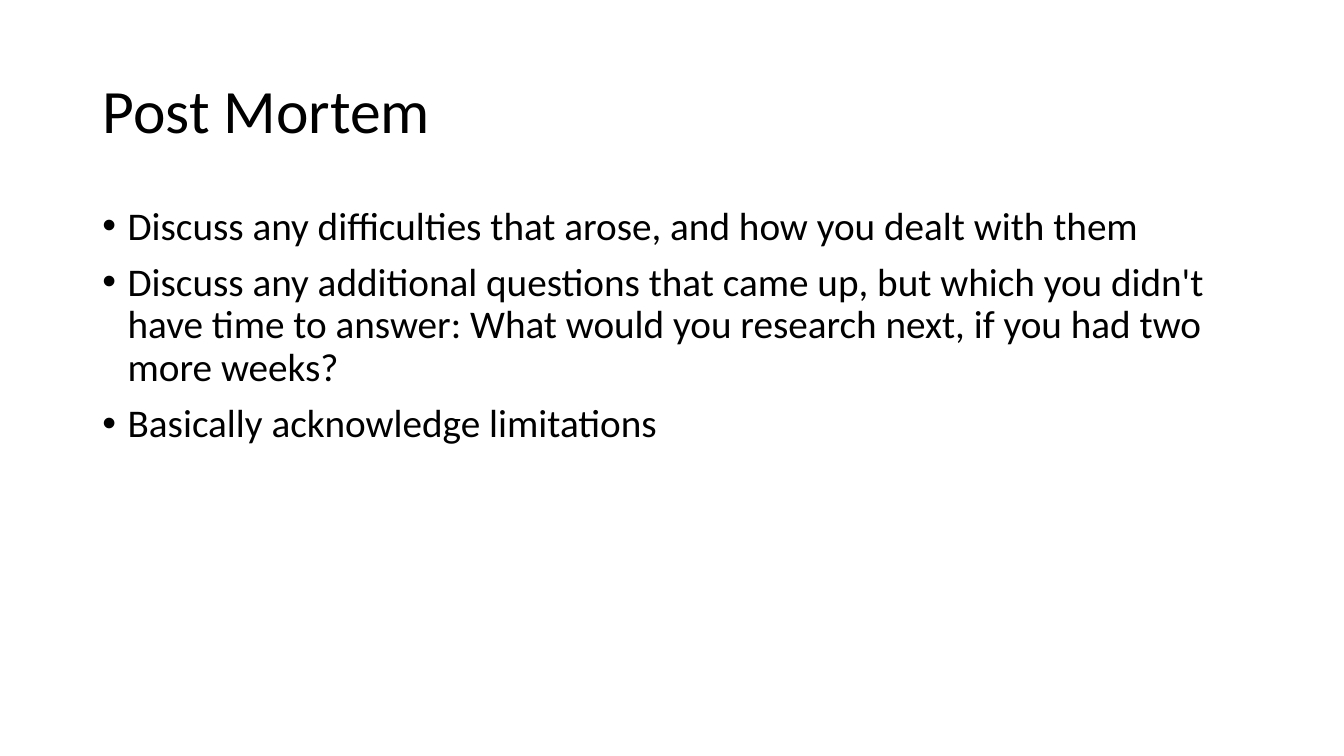
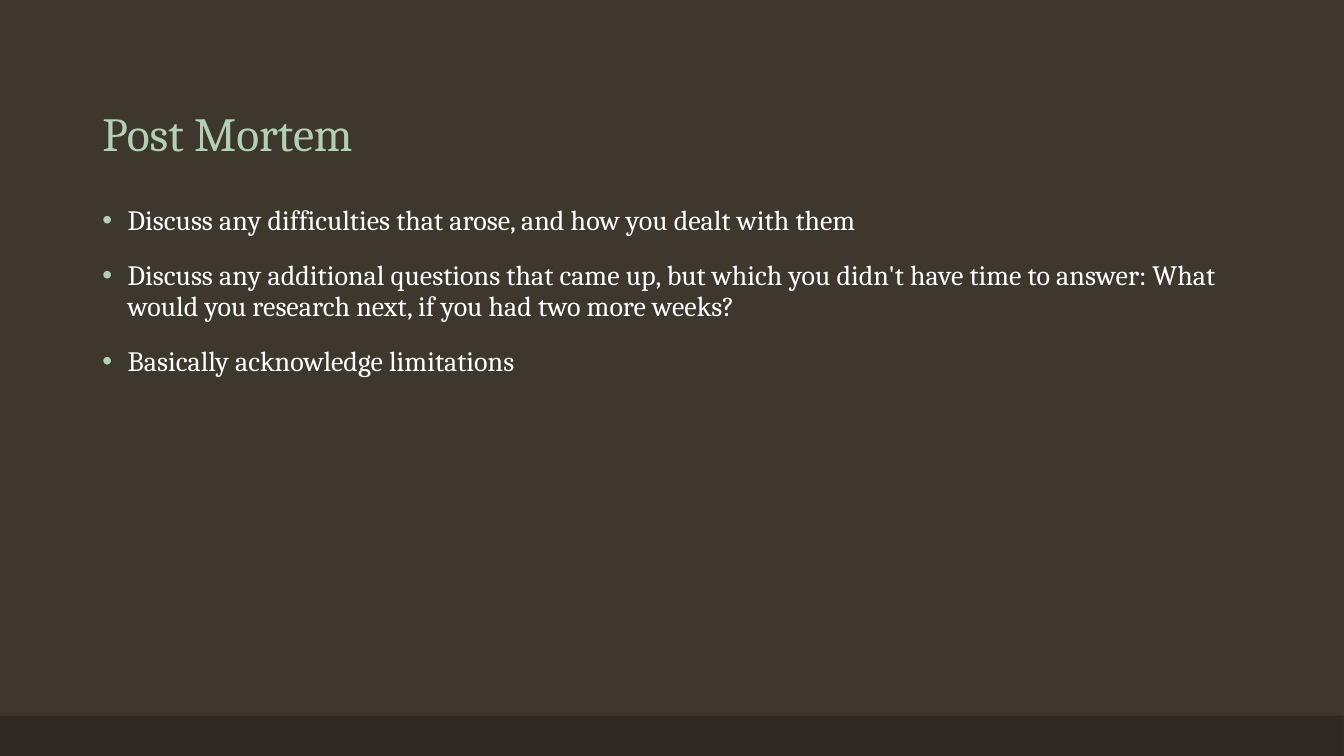
Before and after one commit to elizabethjaye/Project1-Repository, a slide deck: slide 8 of Housing in Orange County, FL.pptx. Drawn at 1344x756 pixels with LibreOffice and Linux fonts; fonts in the diff are those of the drawing. Boxes give left, top, right and bottom in pixels: in the first picture for what was removed or moved away, otherwise in the second. Text is boxed around its words. In the diff, an @@ line names an element or a change of style, - is before the commit and + after.

Commit message:
Updating for age buckets, new format for ppt

```diff
--- a/Housing in Orange County, FL.pptx
+++ b/Housing in Orange County, FL.pptx
@@ background #FFFFFF to #3D372E @@
@@ title "Post Mortem" at (x1=102, y1=119, x2=352, y2=152): size 44 to 34 pt, font Calibri to Cambria, text colour #000000 to #B2D0B4; vertical alignment middle to bottom @@
@@ text "Discuss any difficulties that arose, ..." at (x1=128, y1=210, x2=1215, y2=377): size 28 to 20 pt, font Calibri to Cambria, text colour #000000 to #FFFFFF; more space between paragraphs @@
@@ rectangle added at (x1=0, y1=716, x2=1344, y2=756), fill #2E2923 @@
```
Also in this commit, not shown: 8 other slides changed, 1 other file.
